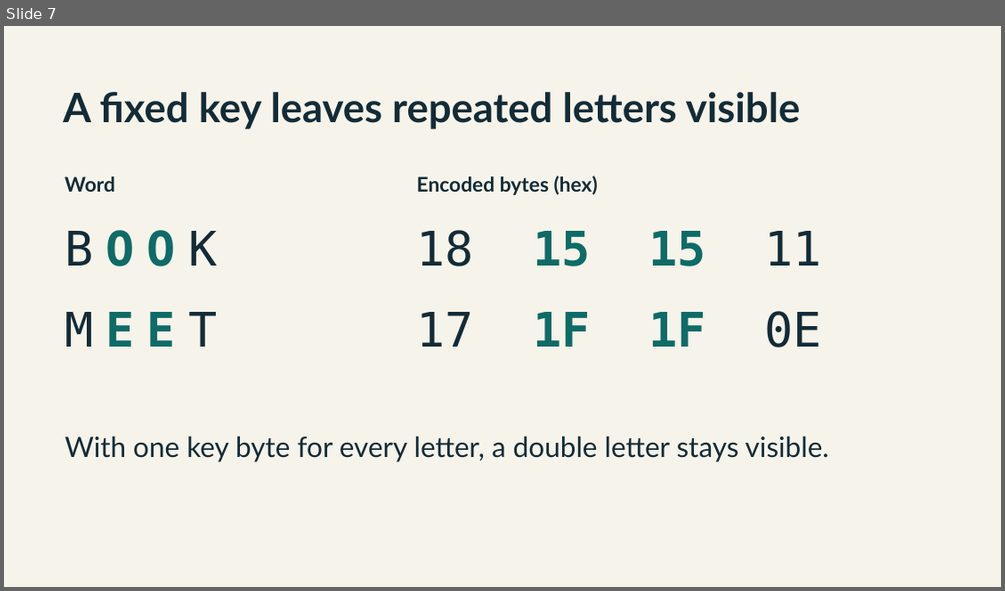
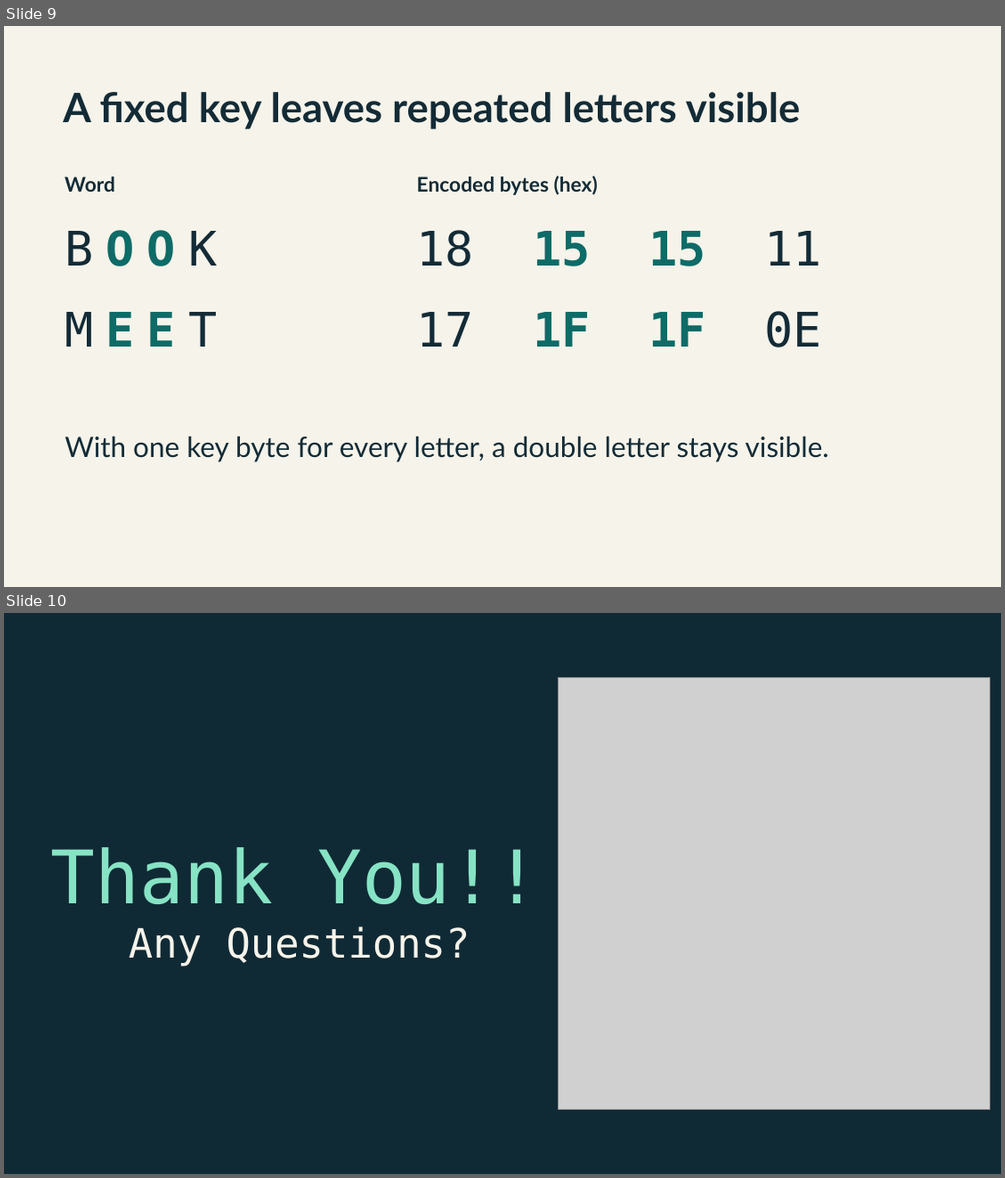
Before and after one commit to Amoji325/comp211-xor-demo, a slide deck: xor-slides.pptx. Shown one above the other, each under a label of ours: slide 7 before the commit, slides 9 and 10 after it. The pictures are 1005x591 and 1005x1178 pixels, drawn with LibreOffice and Linux fonts; fonts in the diff are those of the drawing; grey boxes stand for pictures. Boxes give left, top, right and bottom in pixels: in the first picture for what was removed or moved away, otherwise in the second. Text is boxed around its words. In the diff, an @@ line names an element or a change of style, - is before the commit and + after.

```diff
--- a/xor-slides.pptx
+++ b/xor-slides.pptx
@@ slide 10 added at [4, 613, 1001, 1174], background #102A35 @@
@@ picture added at [558, 677, 989, 1109] @@
@@ text added at [51, 847, 539, 904], 71 pt, text #86E3C4 @@
+Thank You!!
@@ text added at [129, 926, 470, 966], 39 pt, text #F5F3EA @@
+Any Questions?
@@ what was slide 7 is now slide 9 @@
```
Also in this commit, not shown: 3 slides changed, 2 other slides added.
